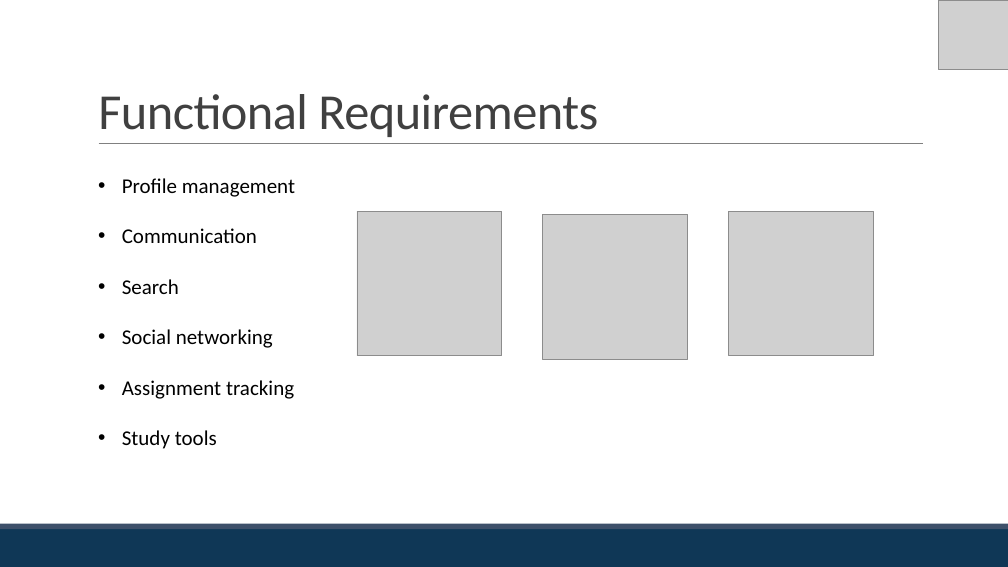
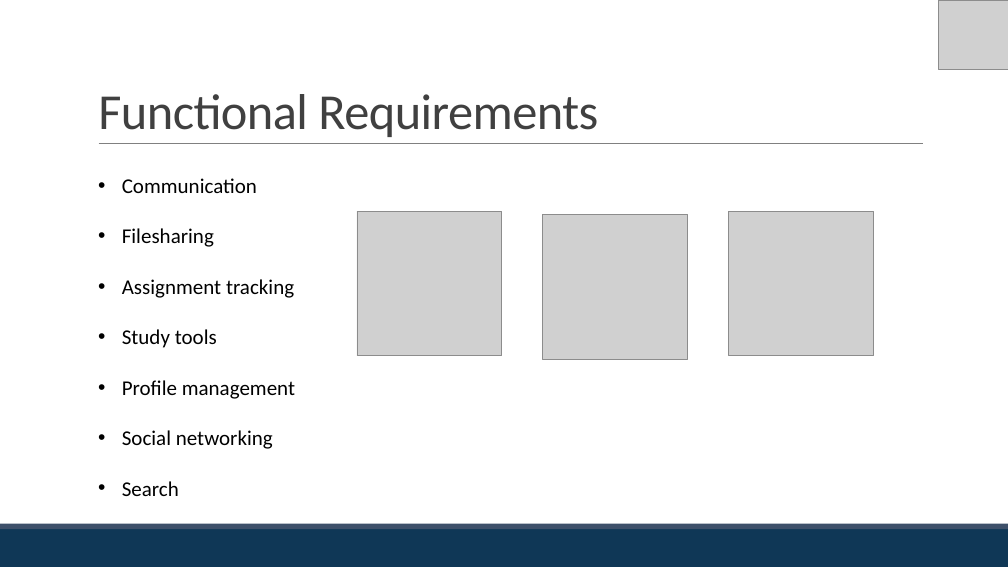
Before and after one commit to hudcho/Studious, a slide deck: slide 8 of ASGMNT3/JHET_Innovations-Assignment3-SRS-Presentation (1).pptx (slide 7 before the commit). Drawn at 1008x567 pixels with LibreOffice and Linux fonts; fonts in the diff are those of the drawing; grey boxes stand for pictures. Boxes give left, top, right and bottom in pixels: in the first picture for what was removed or moved away, otherwise in the second. Text is boxed around its words. In the diff, an @@ line names an element or a change of style, - is before the commit and + after.

```diff
--- a/ASGMNT3/JHET_Innovations-Assignment3-SRS-Presentation (1).pptx
+++ b/ASGMNT3/JHET_Innovations-Assignment3-SRS-Presentation (1).pptx
@@ text at bbox=[122, 178, 295, 197]: paragraph removed @@
-• Profile management
@@ text at bbox=[122, 228, 214, 247]: text changed @@
-• Search
-• Social networking
+• Filesharing
@@ text at bbox=[122, 380, 295, 496]: paragraphs added @@
+• Profile management
+• Social networking
+• Search
```
Also in this commit, not shown: 4 other slides changed, 1 slide added, 1 slide removed, 2 other files.
